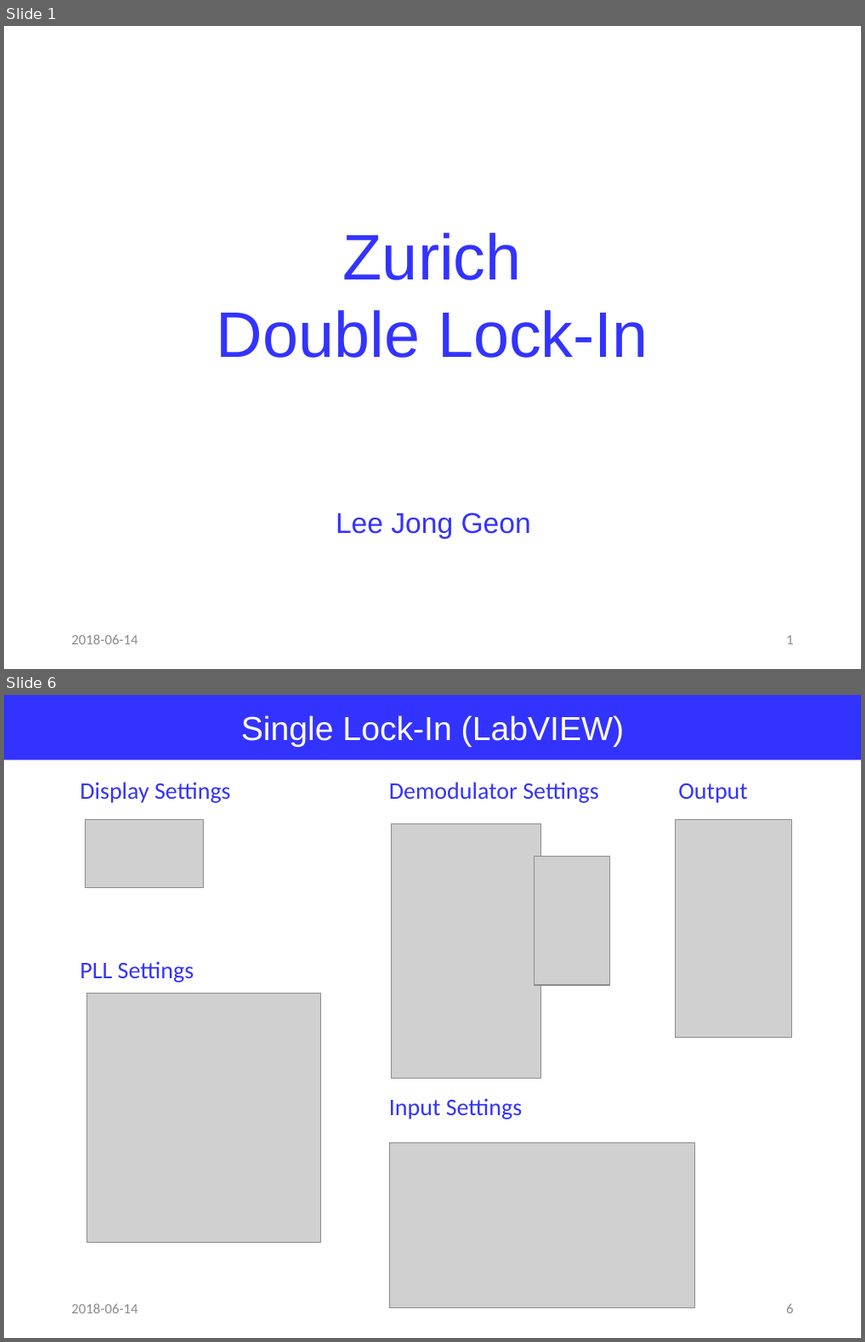
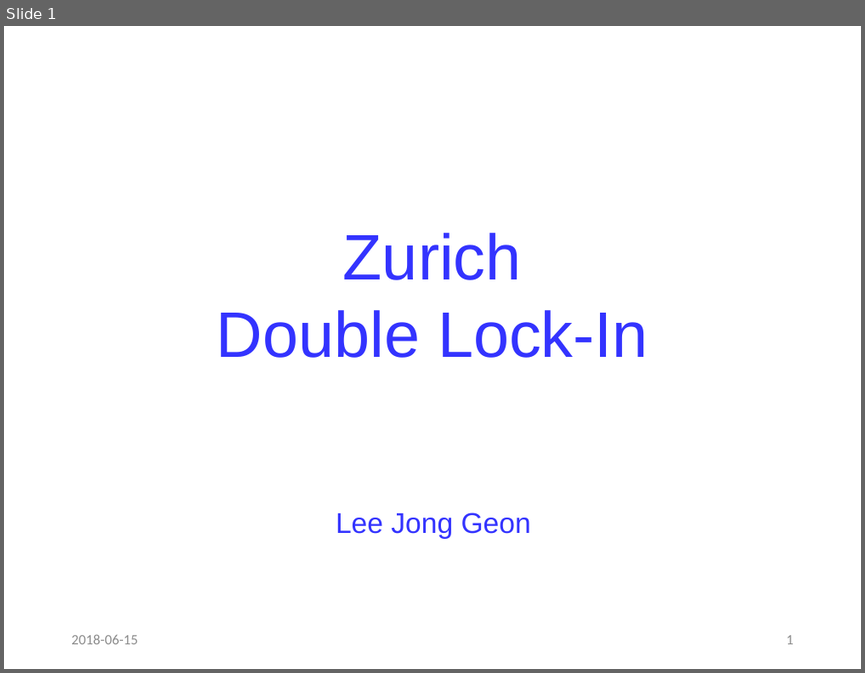
Before and after one commit to jglee96/NBTP_Lab, a slide deck: 랩미팅/201806/180614 Zurich Lock-In(Jong).pptx. Shown one above the other, each under a label of ours: slides 1 and 6 before the commit, slide 1 after it; the slides between them are not shown. The pictures are 865x1342 and 865x673 pixels, drawn with LibreOffice and Linux fonts; fonts in the diff are those of the drawing; grey boxes stand for pictures. Boxes give left, top, right and bottom in pixels: in the first picture for what was removed or moved away, otherwise in the second. Text is boxed around its words. In the diff, an @@ line names an element or a change of style, - is before the commit and + after.

```diff
--- a/랩미팅/201806/180614 Zurich Lock-In(Jong).pptx
+++ b/랩미팅/201806/180614 Zurich Lock-In(Jong).pptx
@@ slide 6 removed at (4, 695, 861, 1338), background #FFFFFF @@
@@ rectangle removed at (4, 695, 861, 760) @@
-Single Lock-In (LabVIEW)
@@ text removed at (80, 782, 231, 803) @@
-Display Settings
@@ text removed at (389, 782, 599, 803) @@
-Demodulator Settings
@@ text removed at (678, 783, 747, 803) @@
-Output
@@ picture removed at (85, 819, 203, 888) @@
@@ picture removed at (676, 819, 791, 1037) @@
@@ picture removed at (392, 823, 541, 1078) @@
@@ picture removed at (534, 857, 610, 985) @@
@@ text removed at (80, 961, 194, 982) @@
-PLL Settings
@@ picture removed at (86, 993, 320, 1242) @@
@@ text removed at (389, 1098, 522, 1119) @@
-Input Settings
@@ picture removed at (389, 1142, 694, 1308) @@
@@ text removed at (71, 1303, 137, 1313) @@
-2018-06-14
@@ page number removed at (786, 1304, 793, 1313) @@
-6
@@ slide 1 changed as well @@
@@ text at (71, 634, 137, 644): text changed @@
-2018-06-14
+2018-06-15
```
Also in this commit, not shown: 3 other slides changed, 2 slides added, 4 other slides removed.
